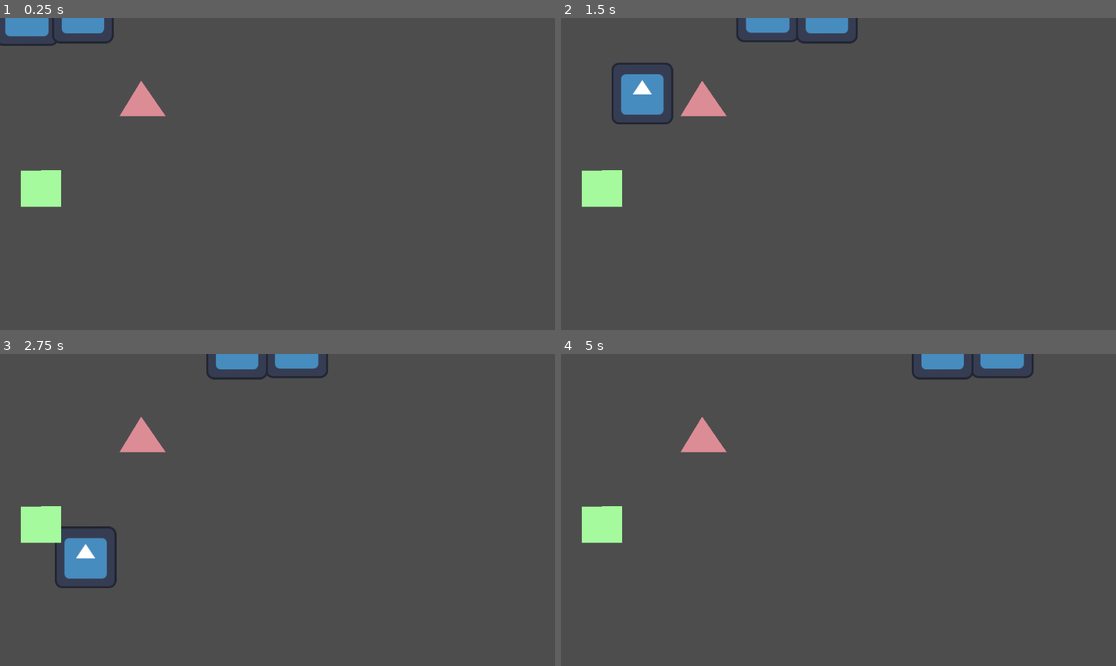
Above: before the commit, frames 1-4 (two rows, left to right).
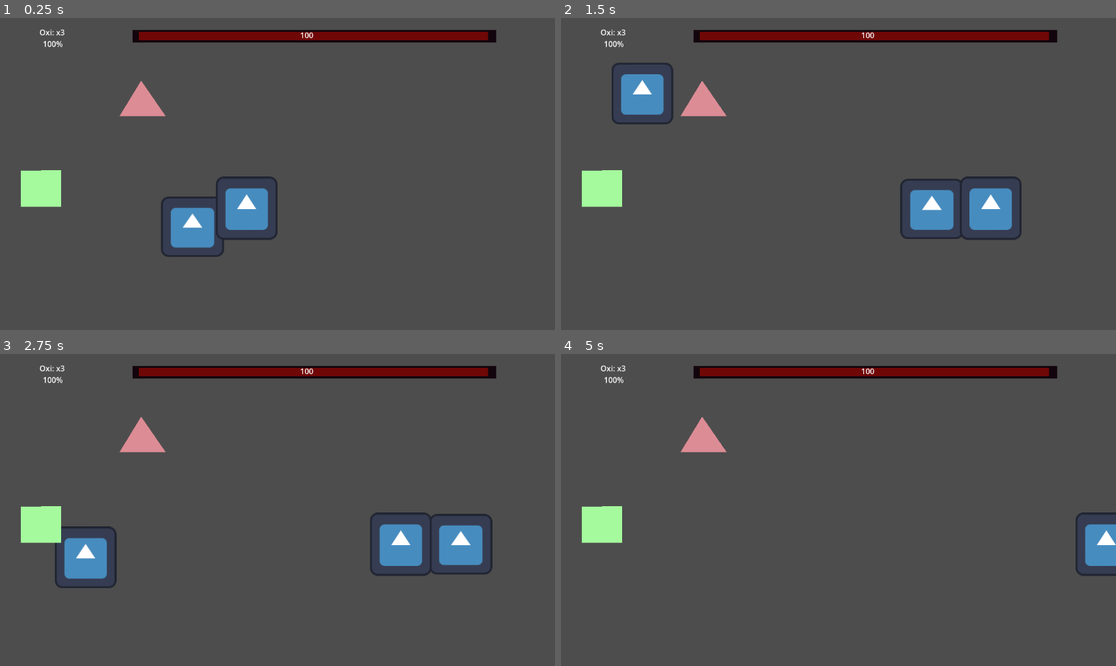
Above: after the commit, the same moments.

Repository: gsMolina02/GameJam
Game: Godot game, scene res://Scenes/escena_prueba.tscn
Two runs of this game, one before a commit and one after it. Both use one fixed random seed, a clock stepped at 60 frames per second and the inputs below. This scene is started directly instead of the project's main scene. The engine's default icon, where the game draws it, is replaced by a stand-in: a white triangle on a blue panel in a dark square.
Inputs:
- Up to frame 1 (0.25 s): no input
- Up to frame 2 (1.5 s): tap Enter (ui_accept) at 0.5, 0.77 s; hold D (right) from 0.53 s (still down)
- Up to frame 3 (2.75 s): tap Enter (ui_accept) at 1.52 s; release D (right) at 2.03 s; hold A (left) from 2.03 s (still down)
- Up to frame 4 (5 s): release A (left) at 2.78 s; hold D (right) 2.78-4.28 s; tap Enter (ui_accept) at 3.02, 3.77, 4.52 s; hold A (left) from 4.28 s (still down)

The runs differ from the first frame. In frame 1, 6.3% of the frame differs, in the area x 0-90%, y 0-77%; in frame 2, 6.0%; in frame 3, 6.0%; in frame 4, 4.3%.

Commit message:
HUD y conteo de daño

Diff:
--- /dev/null
+++ b/BomberoMichiGame/Scenes/UI/hud.tscn
@@ -0,0 +1,76 @@
+[gd_scene load_steps=2 format=3 uid="uid://dl17mnvx428mm"]
+
+[ext_resource type="Script" uid="uid://bj3y1j5ow43wf" path="res://Scripts/hud.gd" id="1_sprlj"]
+
+[node name="HUD" type="CanvasLayer" groups=["hud"]]
+script = ExtResource("1_sprlj")
+
+[node name="RootControl" type="Control" parent="."]
+layout_mode = 3
+anchor_top = 0.002
+anchor_right = 1.003
+anchor_bottom = 1.0020001
+offset_top = -1.296
+offset_right = 0.5439453
+offset_bottom = -0.2960205
+metadata/_edit_use_anchors_ = true
+
+[node name="PlayerLifeLabel" type="Label" parent="RootControl"]
+layout_mode = 1
+anchors_preset = -1
+anchor_right = 1.0
+anchor_bottom = 0.57500005
+offset_left = 82.0
+offset_top = 18.0
+offset_right = -958.0
+offset_bottom = -318.475
+text = "O"
+
+[node name="WaterPercentLabel" type="Label" parent="RootControl"]
+layout_mode = 0
+offset_left = 89.0
+offset_top = 42.0
+offset_right = 148.0
+offset_bottom = 77.0
+text = "100%"
+
+[node name="RoomBar" type="Control" parent="RootControl"]
+layout_mode = 1
+anchor_right = 41.357002
+anchor_bottom = 50.000004
+offset_left = -1.0
+offset_top = -2.0
+offset_right = -0.99609375
+offset_bottom = -2.0
+
+[node name="Background" type="ColorRect" parent="RootControl/RoomBar"]
+custom_minimum_size = Vector2(160, 14)
+layout_mode = 1
+anchors_preset = -1
+anchor_right = 0.003
+anchor_bottom = 0.001
+offset_left = 276.0
+offset_top = 27.0
+offset_right = 887.5739
+offset_bottom = 20.549992
+color = Color(0.07327741, 0.022158388, 0.052080005, 1)
+
+[node name="ColorRect" type="ColorRect" parent="RootControl/RoomBar"]
+custom_minimum_size = Vector2(160, 14)
+layout_mode = 1
+anchors_preset = -1
+anchor_right = 0.001
+anchor_bottom = 0.001
+offset_left = 289.0
+offset_top = 31.0
+offset_right = 966.1913
+offset_bottom = 15.549992
+color = Color(0.43529412, 0.02745098, 0.02745098, 1)
+
+[node name="RoomLabel" type="Label" parent="RootControl/RoomBar"]
+layout_mode = 0
+offset_left = 624.0
+offset_top = 26.0
+offset_right = 664.0
+offset_bottom = 49.0
+text = "100"
--- a/BomberoMichiGame/Scenes/escena_prueba.tscn
+++ b/BomberoMichiGame/Scenes/escena_prueba.tscn
@@ -1,20 +1,21 @@
-[gd_scene load_steps=6 format=3 uid="uid://c2fcfdi28gc84"]
+[gd_scene load_steps=7 format=3 uid="uid://c2fcfdi28gc84"]
 
 [ext_resource type="PackedScene" uid="uid://e2osxgcrxydp" path="res://personajes/mascota/mascota.tscn" id="1_uapuf"]
 [ext_resource type="PackedScene" uid="uid://bfra7nxi2wetn" path="res://personajes/personaje_principal/personaje_principal.tscn" id="2_1in75"]
 [ext_resource type="PackedScene" uid="uid://upe8nkwx2xwf" path="res://personajes/jefe/jefe.tscn" id="3_1in75"]
 [ext_resource type="PackedScene" uid="uid://b2isyrlrybvoh" path="res://Scenes/Entities/fuego.tscn" id="4_gdsp3"]
 [ext_resource type="PackedScene" uid="uid://bwg0w8g826tus" path="res://Scenes/Entities/tanque_oxigeno.tscn" id="5_qjlt0"]
+[ext_resource type="PackedScene" uid="uid://dl17mnvx428mm" path="res://Scenes/UI/hud.tscn" id="6_qjlt0"]
 
 [node name="escenaPrueba" type="Node2D"]
 
 [node name="mascota" parent="." instance=ExtResource("1_uapuf")]
-position = Vector2(-4, -1)
+position = Vector2(305.00003, 466.00006)
 scale = Vector2(1.0224254, 0.9807179)
 objetivo = NodePath("../personajePrincipal")
 
 [node name="personajePrincipal" parent="." instance=ExtResource("2_1in75")]
-position = Vector2(172, -13)
+position = Vector2(512, 395.00006)
 scale = Vector2(1.0000006, 1.0237389)
 
 [node name="jefe" parent="." instance=ExtResource("3_1in75")]
@@ -25,3 +26,5 @@
 
 [node name="TanqueOxigeno" parent="." instance=ExtResource("5_qjlt0")]
 position = Vector2(-423, 108)
+
+[node name="HUD" parent="." instance=ExtResource("6_qjlt0")]
--- /dev/null
+++ b/BomberoMichiGame/Scripts/hud.gd
@@ -0,0 +1,47 @@
+extends CanvasLayer
+
+@onready var player_life_label = $RootControl/PlayerLifeLabel
+@onready var water_percent_label = $RootControl/WaterPercentLabel
+
+const MAX_FIND_TRIES := 12
+var _find_tries := 0
+
+func _ready():
+	find_and_register_player()
+
+# Busca el player por grupo; si no está, reintenta un pequeño número de veces.
+func find_and_register_player() -> void:
+	var players = get_tree().get_nodes_in_group("player_main")
+	if players.size() > 0:
+		_register_player(players[0])
+		return
+	_find_tries += 1
+	if _find_tries <= MAX_FIND_TRIES:
+		# espera un frame corto y vuelve a intentar
+		await get_tree().create_timer(0.05).timeout
+		find_and_register_player()
+	else:
+		push_warning("HUD: no se encontró player_main tras múltiples intentos.")
+
+func _register_player(player: Node) -> void:
+	if player == null:
+		return
+	# Desconectar/Conectar señal correctamente (Godot 4)
+	if player.is_connected("vida_actualizada", Callable(self, "_on_player_vida_actualizada")):
+		player.disconnect("vida_actualizada", Callable(self, "_on_player_vida_actualizada"))
+	player.connect("vida_actualizada", Callable(self, "_on_player_vida_actualizada"))
+	# Pedir la vida inicial (respeta diferentes nombres)
+	if "tanques_oxigeno" in player:
+		_on_player_vida_actualizada(player.tanques_oxigeno)
+	elif player.has_method("get_vida_actual"):
+		_on_player_vida_actualizada(player.get_vida_actual())
+	elif "vida_actual" in player:
+		_on_player_vida_actualizada(player.vida_actual)
+
+func _on_player_vida_actualizada(nueva_vida: int) -> void:
+	if is_instance_valid(player_life_label):
+		player_life_label.text = "Oxi: x%d" % int(nueva_vida)
+
+func actualizar_agua(nuevo_porcentaje: int) -> void:
+	if is_instance_valid(water_percent_label):
+		water_percent_label.text = "Agua: %d%%" % int(nuevo_porcentaje)
--- a/BomberoMichiGame/personajes/personaje_principal/personaje_principal.gd
+++ b/BomberoMichiGame/personajes/personaje_principal/personaje_principal.gd
@@ -2,3 +2,10 @@
 
 func _physics_process(delta):
 	mover_personaje(delta)
+
+func _ready():
+	# Llama a la inicialización del padre (conexión Hitbox, init vida, etc.)
+	super._ready()
+	# Añadir al grupo para que HUD/etc. nos encuentre
+	add_to_group("player_main")
+	# (No necesitas emitir la señal aquí porque la base ya la emite al inicializar vida)
--- a/BomberoMichiGame/personajes/personaje_principal/personaje_principal.tscn
+++ b/BomberoMichiGame/personajes/personaje_principal/personaje_principal.tscn
@@ -21,6 +21,4 @@
 position = Vector2(1, -1)
 
 [node name="CollisionShape2D" type="CollisionShape2D" parent="Hitbox"]
-position = Vector2(0, 0)
 shape = SubResource("RectangleShape2D_jy0aa")
-disabled = false
--- a/BomberoMichiGame/project.godot
+++ b/BomberoMichiGame/project.godot
@@ -22,6 +22,7 @@
 [global_group]
 
 player_main="es el personaje principal"
+hud="interfaz de usuario"
 
 [input]
 
Not shown, added: BomberoMichiGame/Scripts/hud.gd.uid
